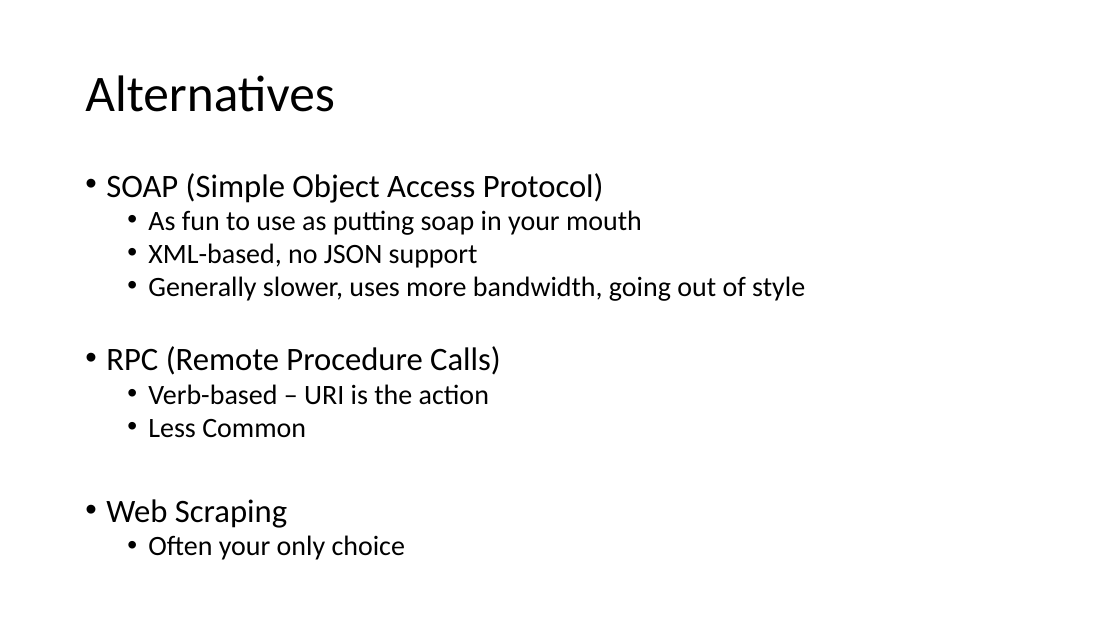
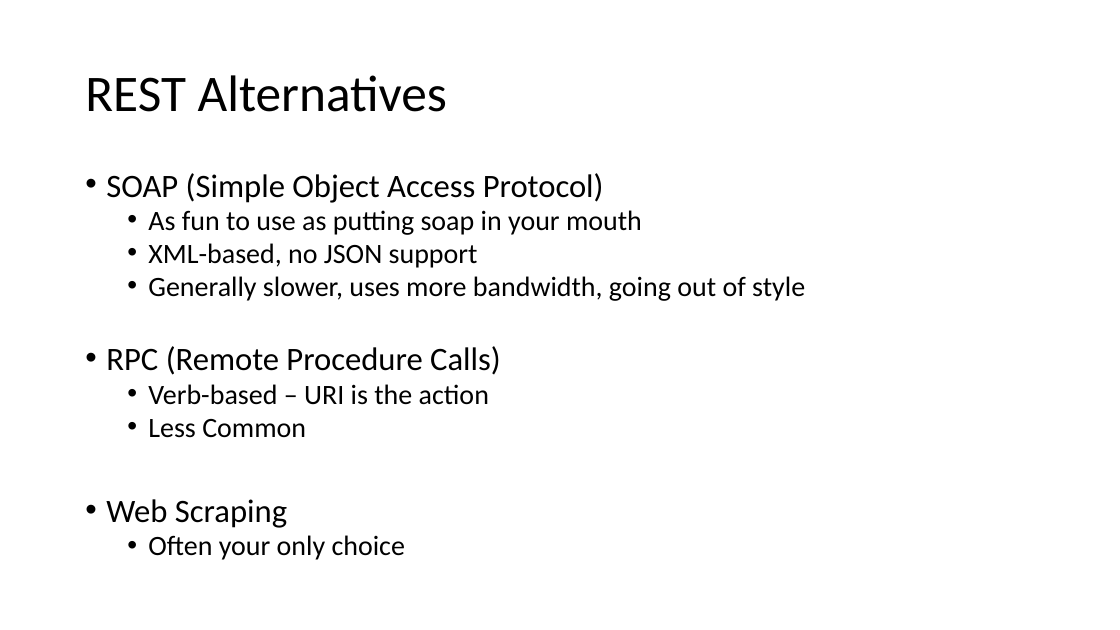
Before and after one commit to jasonroman/sloan-2018, a slide deck: slide 6 of presentation/rest-api-json-graphing.pptx. Drawn at 1120x630 pixels with LibreOffice and Linux fonts; fonts in the diff are those of the drawing. Boxes give left, top, right and bottom in pixels: in the first picture for what was removed or moved away, otherwise in the second. Text is boxed around its words. In the diff, an @@ line names an element or a change of style, - is before the commit and + after.

```diff
--- a/presentation/rest-api-json-graphing.pptx
+++ b/presentation/rest-api-json-graphing.pptx
@@ title at (x1=85, y1=75, x2=447, y2=112): text changed @@
-Alternatives
+REST Alternatives
```
Also in this commit, not shown: 2 other slides changed, 1 slide added.
